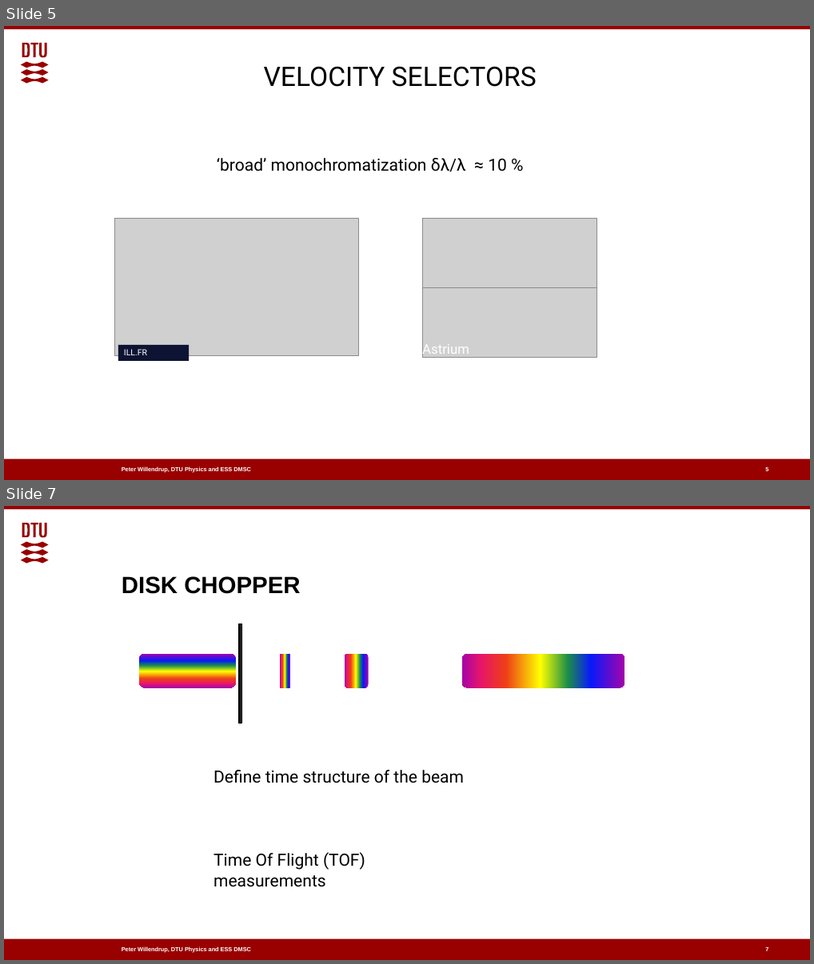
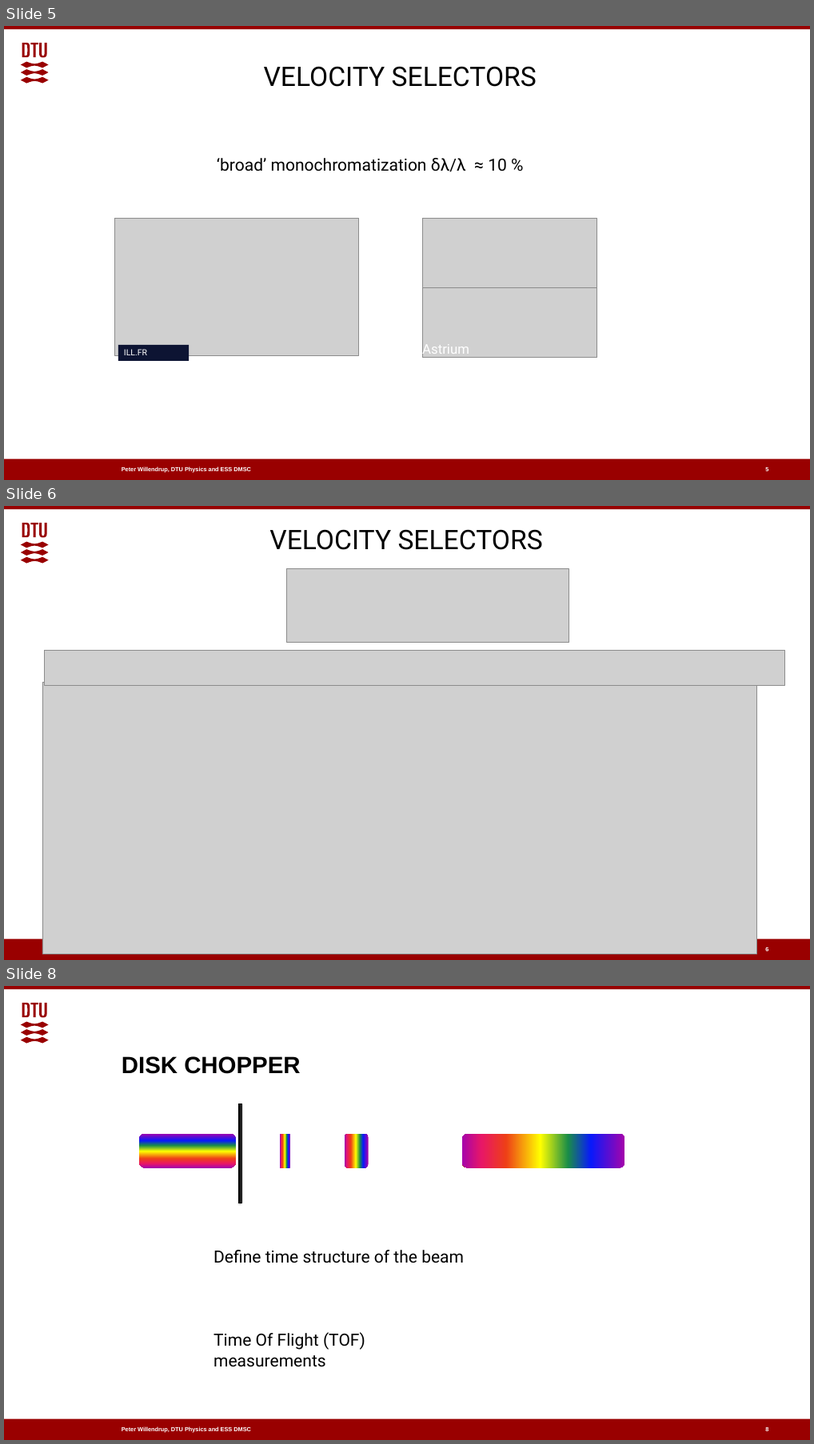
Before and after one commit to McStasMcXtrace/Schools, a slide deck: ESS_March_2022_IDS_Scipp_McStas_intro/Day2_Thursday_March_17th/06_Choppers_etc/Choppers_and_other_rotating_optics.pptx. Shown one above the other, each under a label of ours: slides 5 and 7 before the commit, slides 5, 6 and 8 after it; the slides between them are not shown. The pictures are 814x964 and 814x1444 pixels, drawn with LibreOffice and Linux fonts; fonts in the diff are those of the drawing; grey boxes stand for pictures; background and template pictures are left out. Boxes give left, top, right and bottom in pixels: in the first picture for what was removed or moved away, otherwise in the second. Text is boxed around its words. In the diff, an @@ line names an element or a change of style, - is before the commit and + after.

```diff
--- a/ESS_March_2022_IDS_Scipp_McStas_intro/Day2_Thursday_March_17th/06_Choppers_etc/Choppers_and_other_rotating_optics.pptx
+++ b/ESS_March_2022_IDS_Scipp_McStas_intro/Day2_Thursday_March_17th/06_Choppers_etc/Choppers_and_other_rotating_optics.pptx
@@ slide 6 added at [4,506,810,960], background #FFFFFF; not listed: 4 template elements that a slide beside it also shows @@
@@ text added at [270,529,543,550], 32 pt, text #000000 @@
+VELOCITY SELECTORS
@@ picture added at [286,568,569,642] @@
@@ picture added at [45,650,786,685] @@
@@ picture added at [42,682,757,954] @@
@@ page number added at [766,947,769,953], 7 pt, text #FFFFFF, bold @@
+6
@@ what was slide 7 is now slide 8 @@
@@ page number at [766,1427,769,1433]: text changed @@
-7
+8
```
Also in this commit, not shown: 2 other slides added, 2 slides removed, 2 other files.
